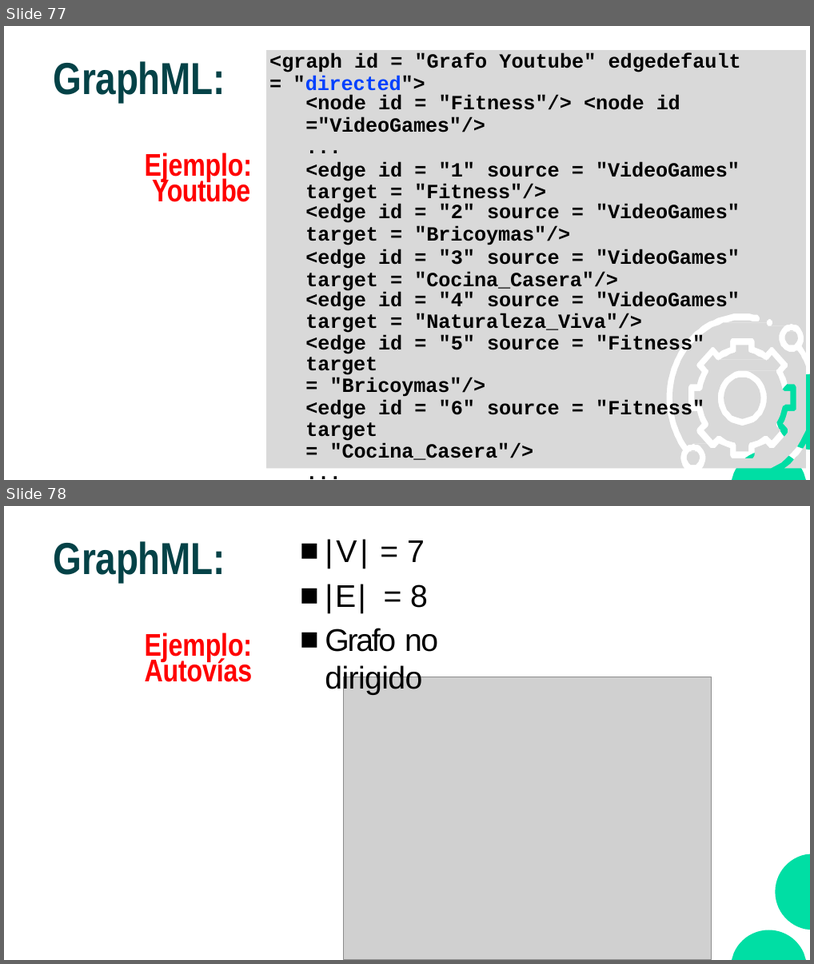
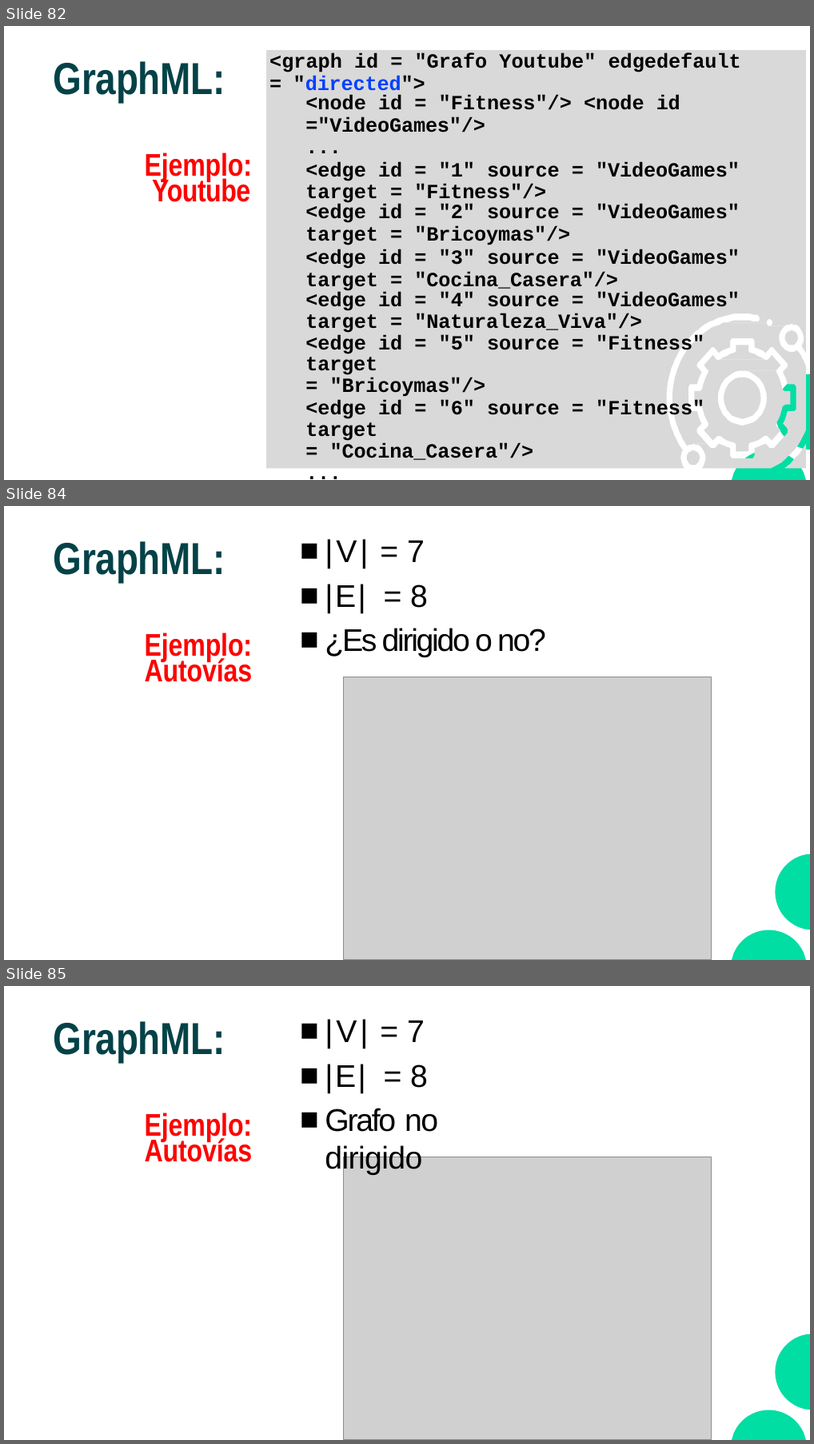
Before and after one commit to CodeWithJuancho/CE_IABD_BIU_SPS, a slide deck: BIU/UT1 - Fundamentos y Preparacion de datos/UT1_1 - Fundamentos y preparacion de datos.pptx. Shown one above the other, each under a label of ours: slides 77 and 78 before the commit, slides 82, 84 and 85 after it; the slides between them are not shown. The pictures are 814x964 and 814x1444 pixels, drawn with LibreOffice and Linux fonts; fonts in the diff are those of the drawing; grey boxes stand for pictures. Boxes give left, top, right and bottom in pixels: in the first picture for what was removed or moved away, otherwise in the second. Text is boxed around its words. In the diff, an @@ line names an element or a change of style, - is before the commit and + after.

```diff
--- a/BIU/UT1 - Fundamentos y Preparacion de datos/UT1_1 - Fundamentos y preparacion de datos.pptx
+++ b/BIU/UT1 - Fundamentos y Preparacion de datos/UT1_1 - Fundamentos y preparacion de datos.pptx
@@ slide 84 added at bbox=[4, 506, 810, 960], background #FFFFFF @@
@@ title added at bbox=[54, 541, 226, 582], 40 pt, text #044247, bold @@
+GraphML:
@@ text added at bbox=[325, 539, 546, 657], 28 pt, text #000000 @@
+■ |V| = 7
+■ |E| = 8
+■ ¿Es dirigido o no?
@@ text added at bbox=[145, 632, 252, 682], 28 pt, text #FF0000, bold @@
+Ejemplo: Autovías
@@ picture added at bbox=[343, 677, 711, 959] @@
@@ freeform shape added at bbox=[732, 853, 810, 959], fill #00DEA4 @@
@@ what was slide 77 is now slide 82 @@
@@ what was slide 78 is now slide 85 @@
```
Also in this commit, not shown: 13 slides changed, 9 other slides added, 12 other files.
